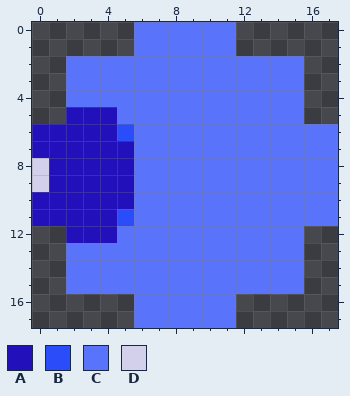
Pixel-art sprite -- Game/data/enemyfireball_08.png. Above is the file before it was changed.
The file is 90x90 pixels, drawn in blocks of 5x5; one block is one cell here.
Palette (. is transparent): A #2211bb  B #2a4cf9  C #5973fb  D #d3d0ec
Pixels before, first column x 0:
 0 ......CCCCCC......
 1 ......CCCCCC......
 2 ..CCCCCCCCCCCCCC..
 3 ..CCCCCCCCCCCCCC..
 4 ..CCCCCCCCCCCCCC..
 5 ..AAACCCCCCCCCCC..
 6 AAAAABCCCCCCCCCCCC
 7 AAAAAACCCCCCCCCCCC
 8 DAAAAACCCCCCCCCCCC
 9 DAAAAACCCCCCCCCCCC
10 AAAAAACCCCCCCCCCCC
11 AAAAABCCCCCCCCCCCC
12 ..AAACCCCCCCCCCC..
13 ..CCCCCCCCCCCCCC..
14 ..CCCCCCCCCCCCCC..
15 ..CCCCCCCCCCCCCC..
16 ......CCCCCC......
17 ......CCCCCC......
And afterwards:
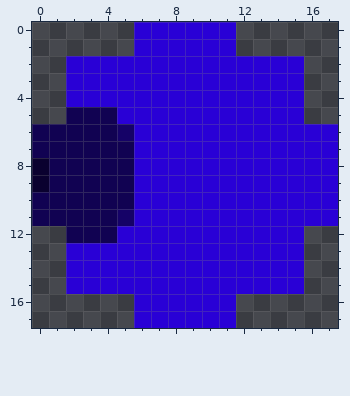
Edits made:
colour A: #2211bb -> #110252
colour B: #2a4cf9 -> #150267
colour C: #5973fb -> #2900d6
colour D: #d3d0ec -> #0a012f
Where, in picture pixels (left, top, right, bottom), the same in both pictures:
changed: (32, 22, 338, 328)
